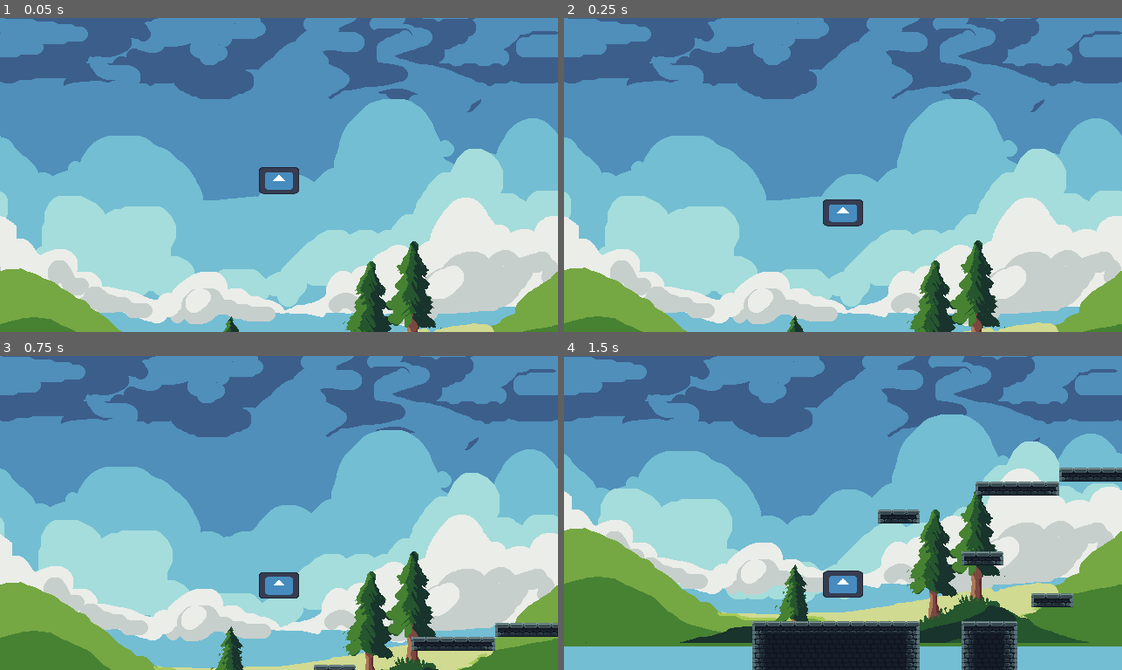
Above: before the commit, frames 1-4 (two rows, left to right).
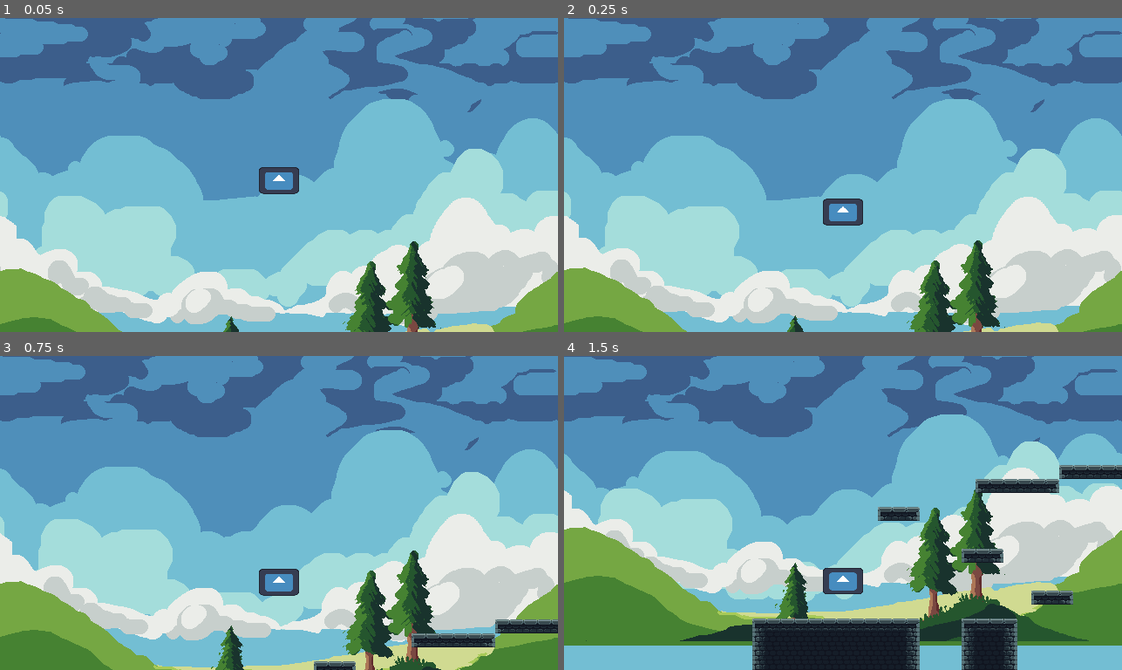
Above: after the commit, the same moments.

Repository: Robocraft999/ScalesToScale
Game: Godot game, scene res://scenes/levels/level_1.tscn
The game is run twice, just before and just after one commit, with the same random seed, the same clock (stepped at 60 frames per second) and the same inputs. This scene is started directly instead of the project's main scene. The engine's default icon, where the game draws it, is replaced by a stand-in: a white triangle on a blue panel in a dark square.
Inputs (mouse positions are in pixels of both pictures, inside the frame that each line leads up to):
- Up to frame 1 (0.05 s): no input
- Up to frame 2 (0.25 s): no input
- Up to frame 3 (0.75 s): tap Enter at 0.5 s; move the mouse to (401, 497) at 0.52 s; hold D (move_right) from 0.53 s (still down); hold Space (dash) from 0.53 s (still down); click (401, 497) at 0.67 s
- Up to frame 4 (1.5 s): tap Up (jump) at 0.77 s; release D (move_right) at 1.25 s; release Space (dash) at 1.25 s; drag from (731, 528) to (815, 575) at 1.27 s

Frame 1 is identical in both runs. In frame 2, 0.8% of the frame differs, in the area x 0-100%, y 56-99%; in frame 3, 3.5%; in frame 4, 6.6%, in the area x 0-100%, y 34-100%.

Commit message:
Import shaker, shake camera on dragon impact

Diff:
--- a/scenes/levels/level_1.tscn
+++ b/scenes/levels/level_1.tscn
@@ -6,10 +6,11 @@
 [ext_resource type="PackedScene" uid="uid://bb53neelkiux7" path="res://scenes/parallax_background.tscn" id="2_j0hgj"]
 [ext_resource type="Script" path="res://scripts/better_camera.gd" id="4_pr1mc"]
 [ext_resource type="PackedScene" uid="uid://vy0hwr3ojkhq" path="res://scenes/objects/dragon_flag.tscn" id="6_fu5ed"]
+[ext_resource type="Script" path="res://scripts/shaker.gd" id="7_v1k65"]
 
 [sub_resource type="Animation" id="Animation_gymx7"]
 resource_name = "enter_animation"
-length = 1.75
+length = 2.0
 tracks/0/type = "value"
 tracks/0/imported = false
 tracks/0/enabled = true
@@ -43,6 +44,20 @@
 "handle_modes": PackedInt32Array(0, 0),
 "points": PackedFloat32Array(0, -0.25, 0, 0.25, 0, 367, -0.25, 0, 0.25, 0),
 "times": PackedFloat32Array(-0.0333333, 1.7)
+}
+tracks/3/type = "method"
+tracks/3/imported = false
+tracks/3/enabled = true
+tracks/3/path = NodePath(".")
+tracks/3/interp = 1
+tracks/3/loop_wrap = true
+tracks/3/keys = {
+"times": PackedFloat32Array(2),
+"transitions": PackedFloat32Array(1),
+"values": [{
+"args": [],
+"method": &"start_animation_finished"
+}]
 }
 
 [sub_resource type="AnimationLibrary" id="AnimationLibrary_7rhjm"]
@@ -79,6 +94,12 @@
 script = ExtResource("4_pr1mc")
 follow_node = NodePath("../Player")
 
+[node name="CameraShaker" type="Node2D" parent="Camera2D"]
+unique_name_in_owner = true
+position = Vector2(-256, -1.24965)
+script = ExtResource("7_v1k65")
+property_name = &"offset"
+
 [node name="AnimationPlayer" type="AnimationPlayer" parent="."]
 libraries = {
 "": SubResource("AnimationLibrary_7rhjm")
--- a/scenes/levels/tutorial_0.tscn
+++ b/scenes/levels/tutorial_0.tscn
@@ -107,6 +107,7 @@
 [node name="ParallaxBackground" parent="." instance=ExtResource("12_ucxvc")]
 
 [node name="DragonFlag" parent="." instance=ExtResource("2_2k8pp")]
+position = Vector2(608, 216)
 
 [node name="RightKeyCap" type="Sprite2D" parent="."]
 position = Vector2(136, 40)
--- a/scripts/levels/level_1.gd
+++ b/scripts/levels/level_1.gd
@@ -4,6 +4,11 @@
 # Called when the node enters the scene tree for the first time.
 func _ready() -> void:
 	$DragonFlag.body_entered.connect(_on_dragon_flag_body_entered)
+
+func start_animation_finished() -> void:
+	%CameraShaker.shake_strength = 15.0
+	%CameraShaker.shake_x = false
+	%CameraShaker.shake_decay_rate = 5.0
 
 func _on_dragon_flag_body_entered(body: Node2D) -> void:
 	if body is Player:
--- a/scripts/options_manager.gd
+++ b/scripts/options_manager.gd
@@ -1,4 +1,6 @@
 extends Node
+
+var enable_screen_shake := true
 
 func _ready() -> void:
 	for scene: PackedScene in get_all_in_folder("res://scenes/levels"):
--- /dev/null
+++ b/scripts/shaker.gd
@@ -0,0 +1,45 @@
+extends Node2D
+class_name Shaker
+
+@export_range(0.0, 50.0, 1, "or_greater")    var shake_decay_rate := 1.0
+@export_range(1.0, 50.0, 1, "or_greater")    var shake_roughness  := 50
+@export_range(0.0, 100.0, 1.0, "or_greater") var shake_strength   := 0.0
+@export var shake_x                 := true
+@export var shake_y                 := true
+@export var target: NodePath         = ".."
+@export var property_name: StringName = &"position"
+
+@onready var noise = FastNoiseLite.new()
+
+var noise_index := 0
+var last_offset := Vector2.ZERO
+
+func get_shake():
+	noise_index += shake_roughness
+
+	return Vector2(
+		noise.get_noise_2d(0., noise_index) if shake_x else 0.0,
+		noise.get_noise_2d(100.0, noise_index) if shake_y else 0.0
+	)
+
+func apply_property_diff(difference: Vector2):
+	var target_node = get_node(target)
+	var old_value   = target_node.get(property_name)
+	var new_value   = old_value + difference
+	target_node.set(property_name, new_value)
+	pass
+
+func _process(delta: float) -> void:
+	if OptionsManager.enable_screen_shake:
+		shake_strength = lerp(shake_strength, 0.0, shake_decay_rate * delta)
+
+		apply_property_diff(-last_offset)
+		last_offset = get_shake() * shake_strength
+		apply_property_diff(last_offset)
+	else:
+		if last_offset != Vector2.ZERO:
+			apply_property_diff(-last_offset)
+			last_offset = Vector2.ZERO
+			pass
+		pass
+	pass
Not shown: 1 places in scenes/levels/level_1.tscn that only renumber resources
